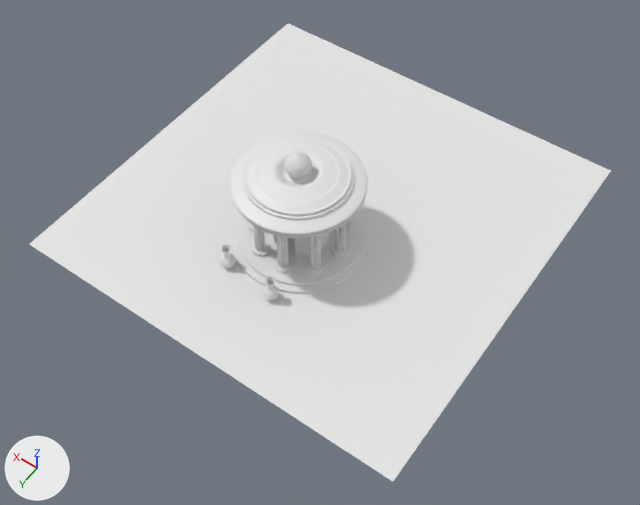
One commit to the Blender file 4/3d_modeling/lab3/lab.blend: the scene before it, then after it.
Rendered twice from a camera (50 mm lens) standing at (-16.6, 21.7, 33.6) and looking at (-1.6, 0.7, 0.7). Lighting does not change. The marker at lower left points along +X, +Y and +Z. The picture after the commit comes second.

The first picture shows 'Колонна', 'Крыша', 'Плоскость', 'Цоколь' and 3 more.
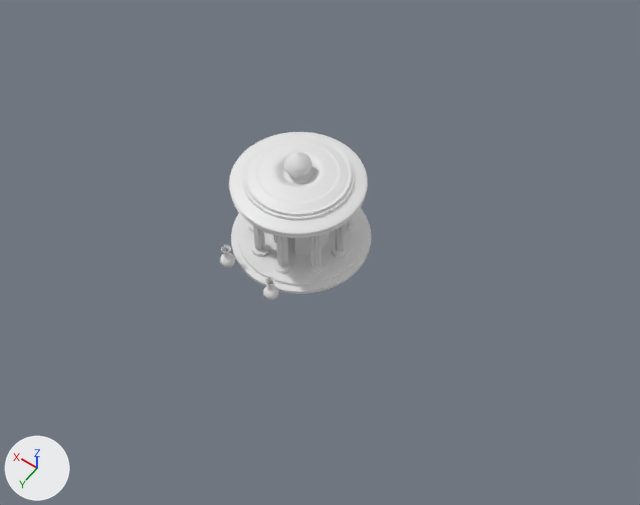
Location of each change, (x1, y1, x2, y2) in pixels of the pictures (640 x 505 px):
'Плоскость', hidden: before (29, 23, 611, 481)

What the commit changed:
Object 'Плоскость' (ob_плоскость) is now hidden.
